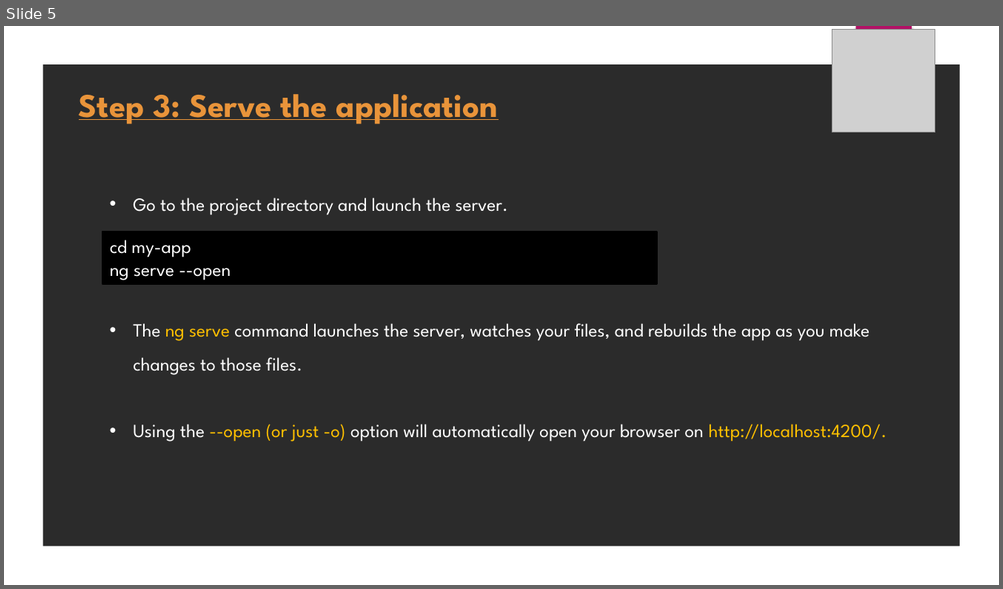
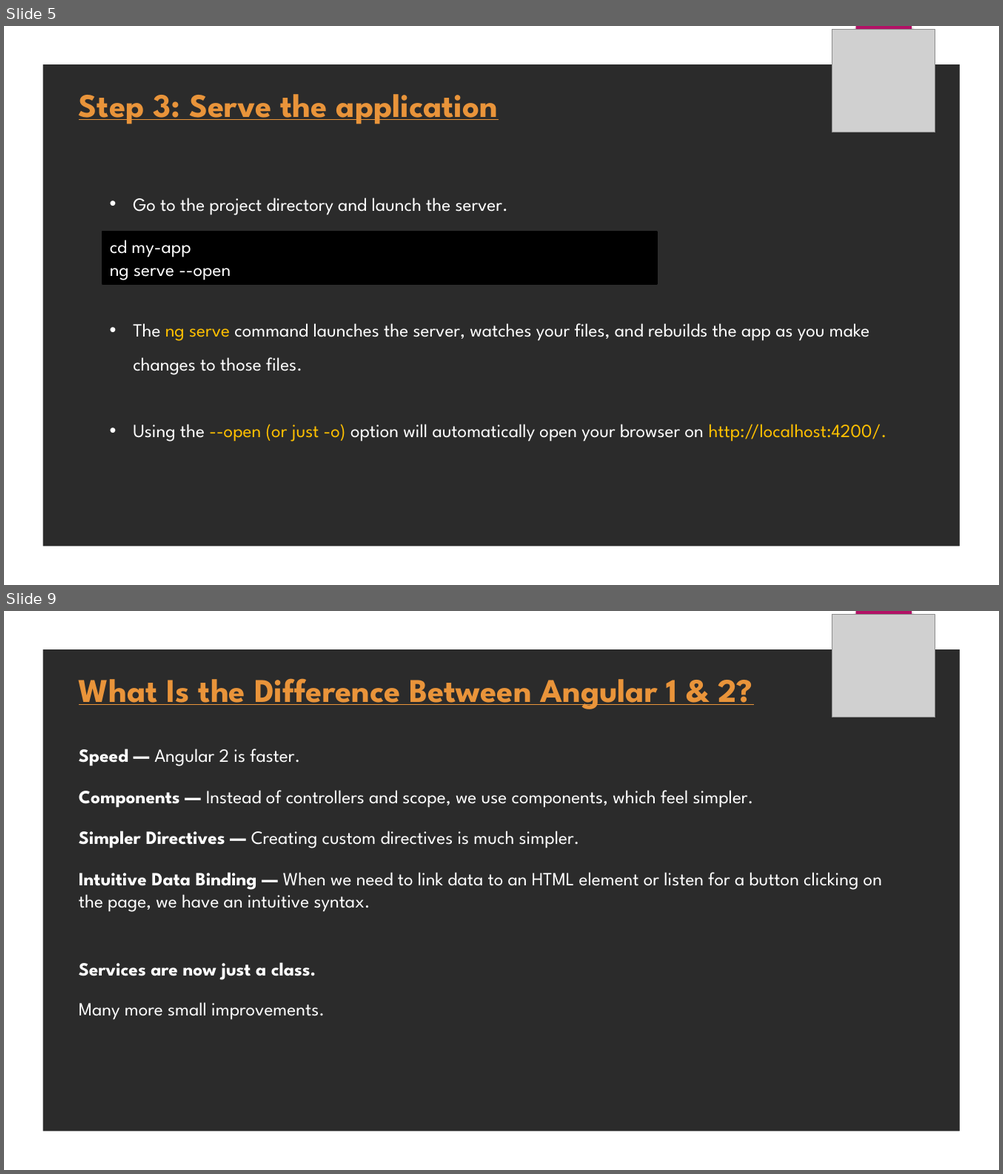
Before and after one commit to uiravi/Angular-pptx, a slide deck: Angular.pptx. Shown one above the other, each under a label of ours: slide 5 before the commit, slides 5 and 9 after it; the slides between them are not shown. The pictures are 1003x589 and 1003x1174 pixels, drawn with LibreOffice and Linux fonts; fonts in the diff are those of the drawing; grey boxes stand for pictures; background and template pictures are left out; a plain dark background stands for a picture behind light text. Boxes give left, top, right and bottom in pixels: in the first picture for what was removed or moved away, otherwise in the second. Text is boxed around its words. In the diff, an @@ line names an element or a change of style, - is before the commit and + after.

Commit message:
Add files via upload
Added new slides

```diff
--- a/Angular.pptx
+++ b/Angular.pptx
@@ slide 9 added at <box>4,611,999,1170</box>, background picture (left out); not listed: 2 template elements that a slide beside it also shows @@
@@ picture added at <box>832,615,935,718</box> @@
@@ text added at <box>79,678,752,709</box>, 32 pt, text #E9943A, bold, underline @@
+What Is the Difference Between Angular 1 & 2?
@@ text added at <box>79,749,300,766</box>, 18 pt, text #FFFFFF @@
+Speed — Angular 2 is faster.
@@ text added at <box>79,790,754,808</box>, 18 pt, text #FFFFFF @@
+Components — Instead of controllers and scope, we use components, which feel simpler.
@@ text added at <box>79,831,580,849</box>, 18 pt, text #FFFFFF @@
+Simpler Directives — Creating custom directives is much simpler.
@@ text added at <box>79,872,882,912</box>, 18 pt, text #FFFFFF @@
+Intuitive Data Binding — When we need to link data to an HTML element or listen for a button clicking on the page, we have an intuitive syntax.
@@ text added at <box>79,963,316,980</box>, 18 pt, text #FFFFFF, bold @@
+Services are now just a class.
@@ text added at <box>79,1002,324,1020</box>, 18 pt, text #FFFFFF @@
+Many more small improvements.
```
Also in this commit, not shown: 3 other slides added.
